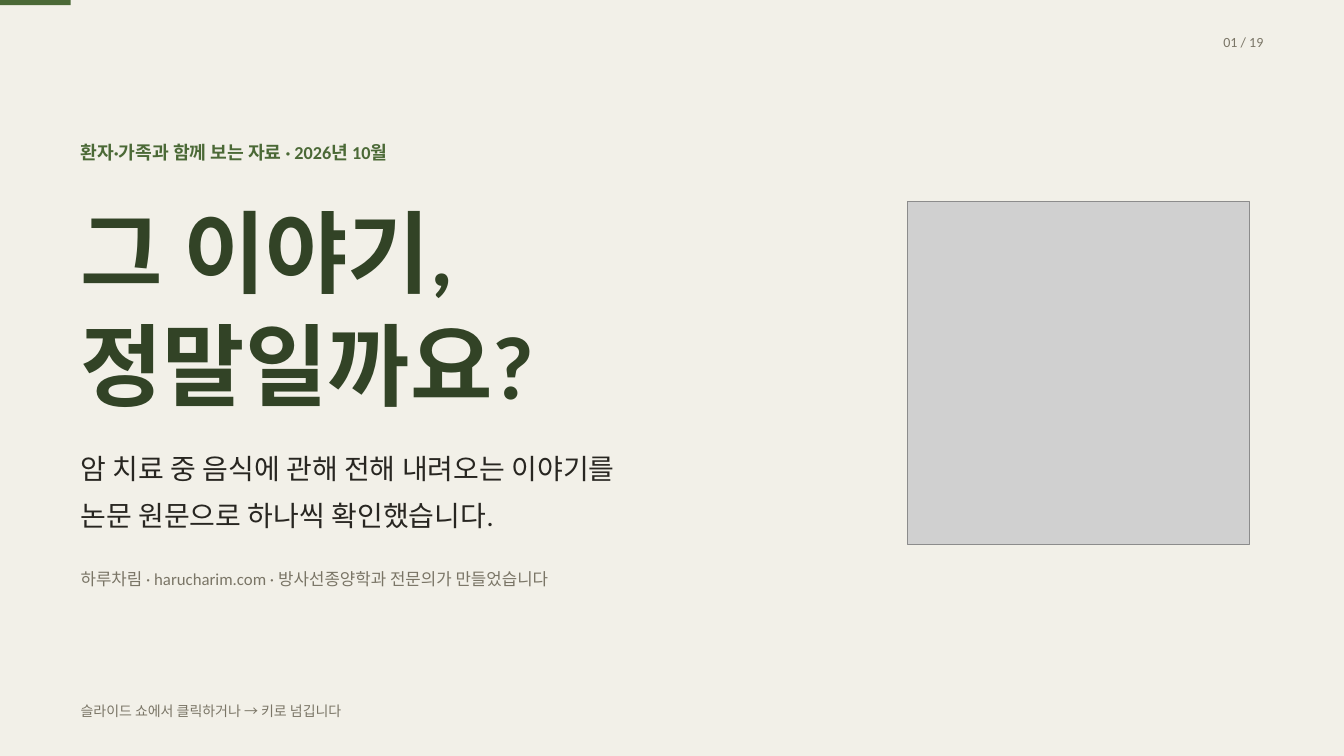
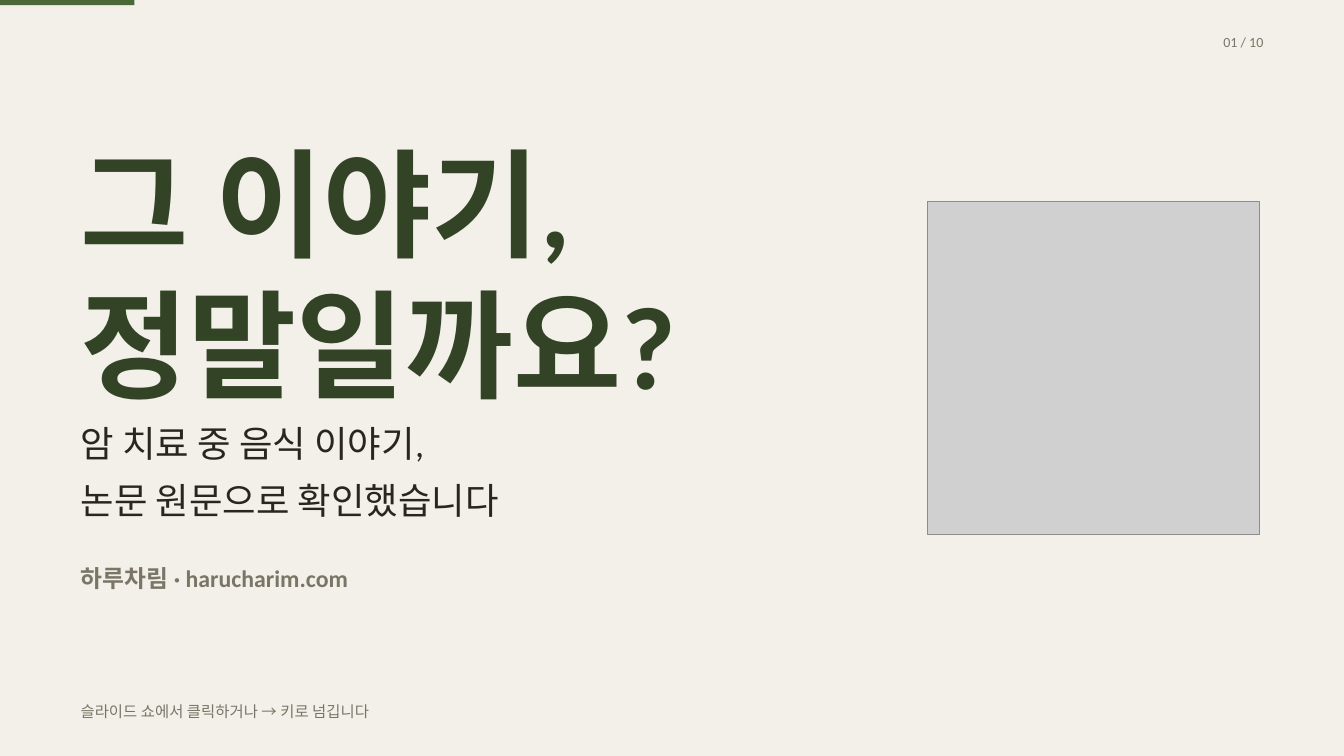
Before and after one commit to rohkwangwon-lang/harucharim-app, a slide deck: slide 1 of docs/홍보/하루차림-환자-발표.pptx. Drawn at 1344x756 pixels with LibreOffice and Linux fonts; fonts in the diff are those of the drawing; grey boxes stand for pictures. Boxes give left, top, right and bottom in pixels: in the first picture for what was removed or moved away, otherwise in the second. Text is boxed around its words. In the diff, an @@ line names an element or a change of style, - is before the commit and + after.

```diff
--- a/docs/홍보/하루차림-환자-발표.pptx
+++ b/docs/홍보/하루차림-환자-발표.pptx
@@ rectangle: place and size @@
-rectangle at box(0, 0, 71, 5)
+rectangle at box(0, 0, 134, 5)
@@ text at box(1223, 38, 1263, 47): text changed @@
-01 / 19
+01 / 10
@@ text "그 이야기,": place and size @@
-text "그 이야기," at box(81, 211, 534, 407)
+text "그 이야기," at box(81, 149, 676, 400)
@@ text "그 이야기," at box(81, 149, 676, 400): size 64 to 84 pt; line spacing 1.05 to 1 @@
@@ text removed at box(81, 143, 387, 161) @@
-환자·가족과 함께 보는 자료 · 2026년 10월
@@ picture: place and size @@
-picture at box(907, 202, 1250, 544)
+picture at box(928, 202, 1260, 534)
@@ text at box(81, 427, 499, 517): text changed; size 20 to 26 pt @@
-암 치료 중 음식에 관해 전해 내려오는 이야기를
-논문 원문으로 하나씩 확인했습니다.
+암 치료 중 음식 이야기,
+논문 원문으로 확인했습니다
@@ text at box(81, 567, 348, 589): text changed; size 12 to 17 pt; bold on @@
-하루차림 · harucharim.com · 방사선종양학과 전문의가 만들었습니다
+하루차림 · harucharim.com
@@ text "슬라이드 쇼에서 클릭하거나 → 키로 ..." at box(81, 704, 369, 718): size 10 to 11 pt @@
```
Also in this commit, not shown: 7 other slides changed, 2 slides added, 11 slides removed, 32 other files.
